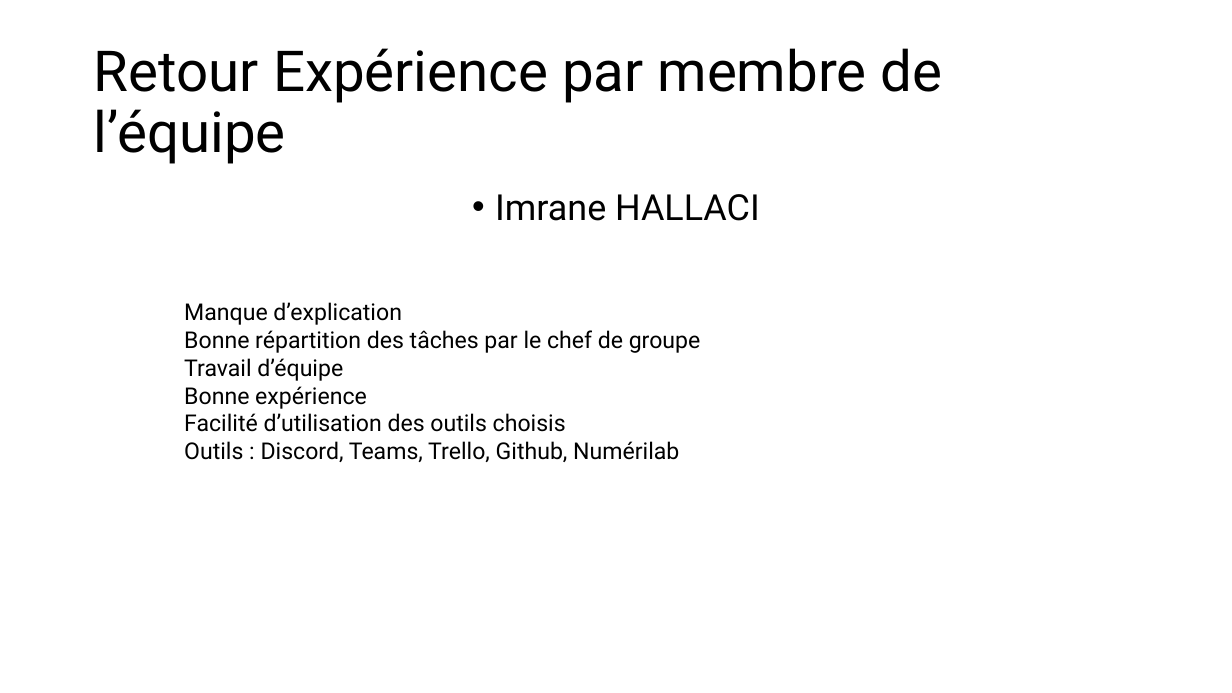
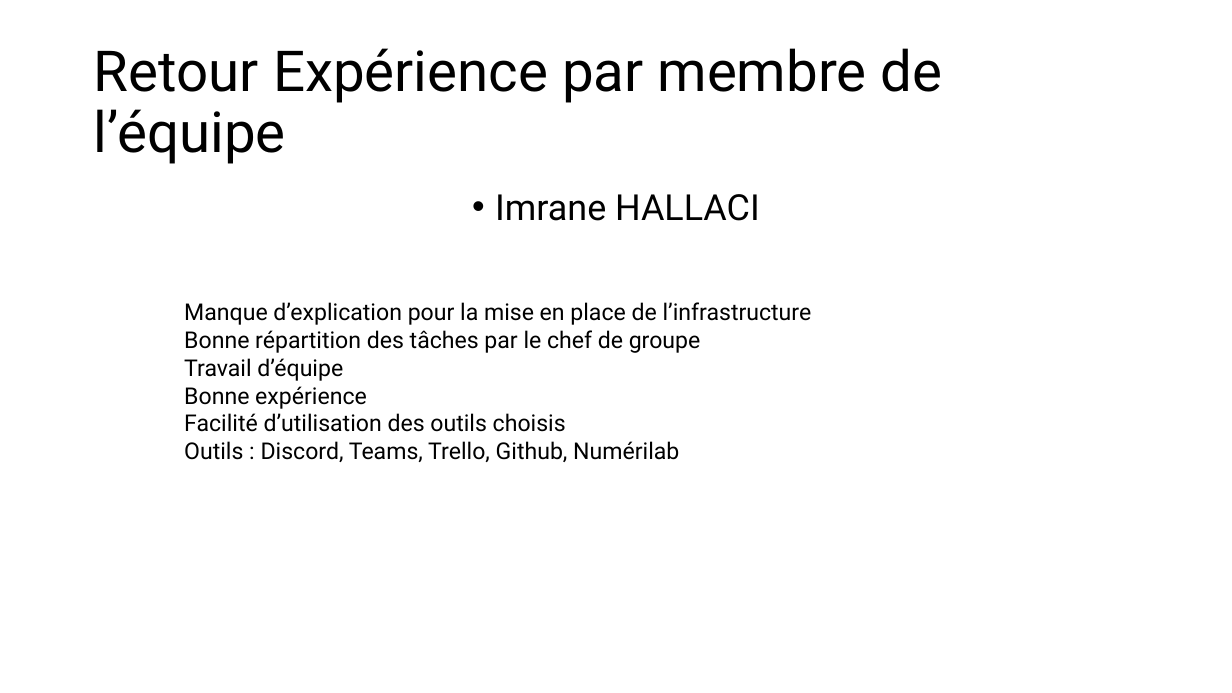
Before and after one commit to selim-ayad/Donjons-et-Diagnostiquons, a slide deck: slide 6 of Présentation Donjons et Diagnostiquons.pptx. Drawn at 1232x693 pixels with LibreOffice and Linux fonts; fonts in the diff are those of the drawing. Boxes give left, top, right and bottom in pixels: in the first picture for what was removed or moved away, otherwise in the second. Text is boxed around its words. In the diff, an @@ line names an element or a change of style, - is before the commit and + after.

```diff
--- a/Présentation Donjons et Diagnostiquons.pptx
+++ b/Présentation Donjons et Diagnostiquons.pptx
@@ text at [184,302,812,325]: text changed @@
-Manque d’explication
+Manque d’explication pour la mise en place de l’infrastructure
```
Also in this commit, not shown: 3 other slides changed.
